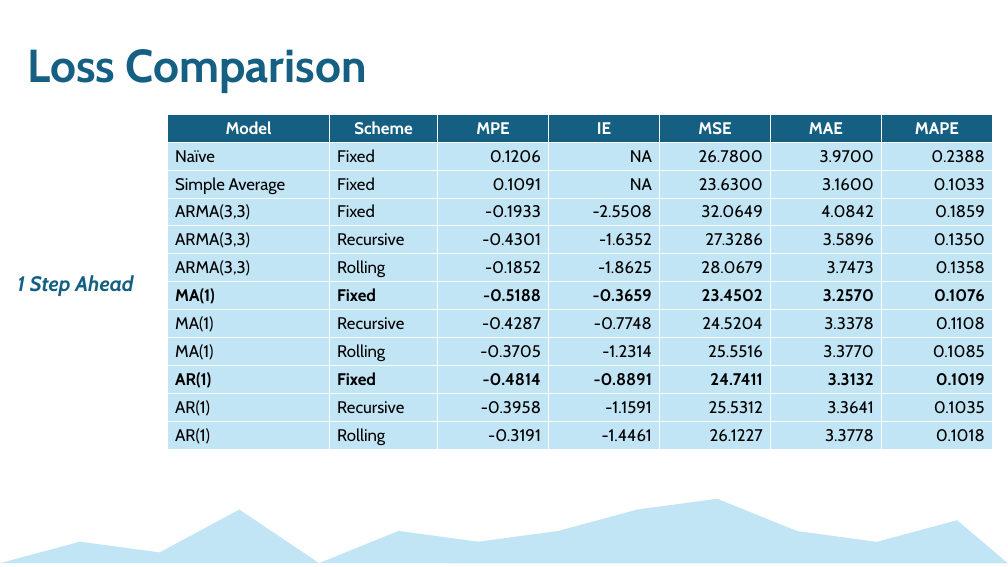
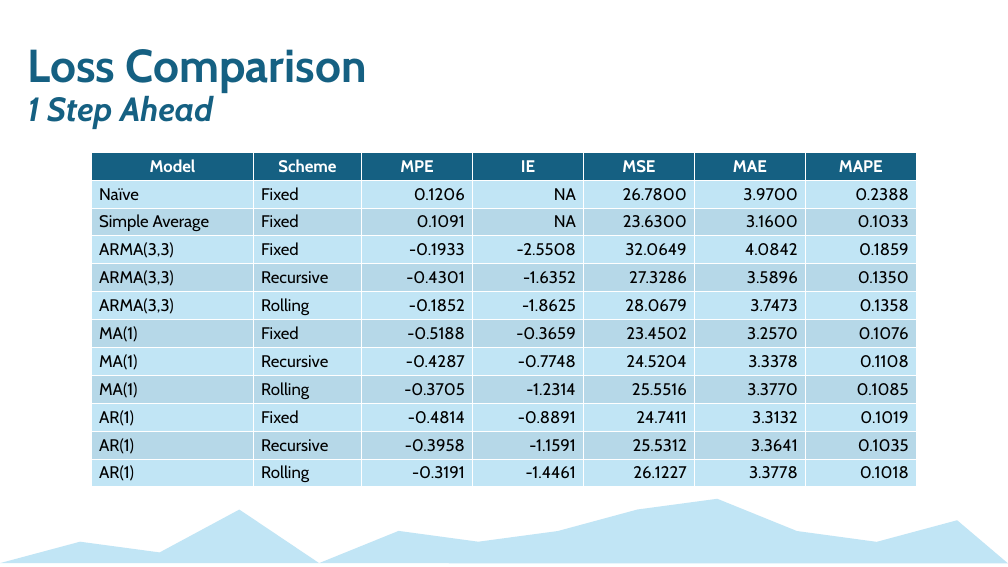
Before and after one commit to mckenzie-maidl/data5305-traffic-predictions, a slide deck: slide 4 of Presentations/Step2Presentation_ECON5305_DataTranslationChallenge.pptx. Drawn at 1008x567 pixels with LibreOffice and Linux fonts; fonts in the diff are those of the drawing. Boxes give left, top, right and bottom in pixels: in the first picture for what was removed or moved away, otherwise in the second. Text is boxed around its words. In the diff, an @@ line names an element or a change of style, - is before the commit and + after.

```diff
--- a/Presentations/Step2Presentation_ECON5305_DataTranslationChallenge.pptx
+++ b/Presentations/Step2Presentation_ECON5305_DataTranslationChallenge.pptx
@@ text at [27,95,213,129]: paragraph added @@
+1 Step Ahead
@@ table at [91,152,917,486] @@
@@ fill #C1E5F5 to #B6D8E8 in 35 cells @@
@@ bold off in "MA(1)", "Fixed", "-0.5188", "-0.3659" and 10 more places @@
@@ table: place and size @@
-table at [168,114,994,449]
+table at [91,152,917,486]
@@ text removed at [17,275,133,296] @@
-1 Step Ahead
```
Also in this commit, not shown: 6 other slides changed, 3 other files.
